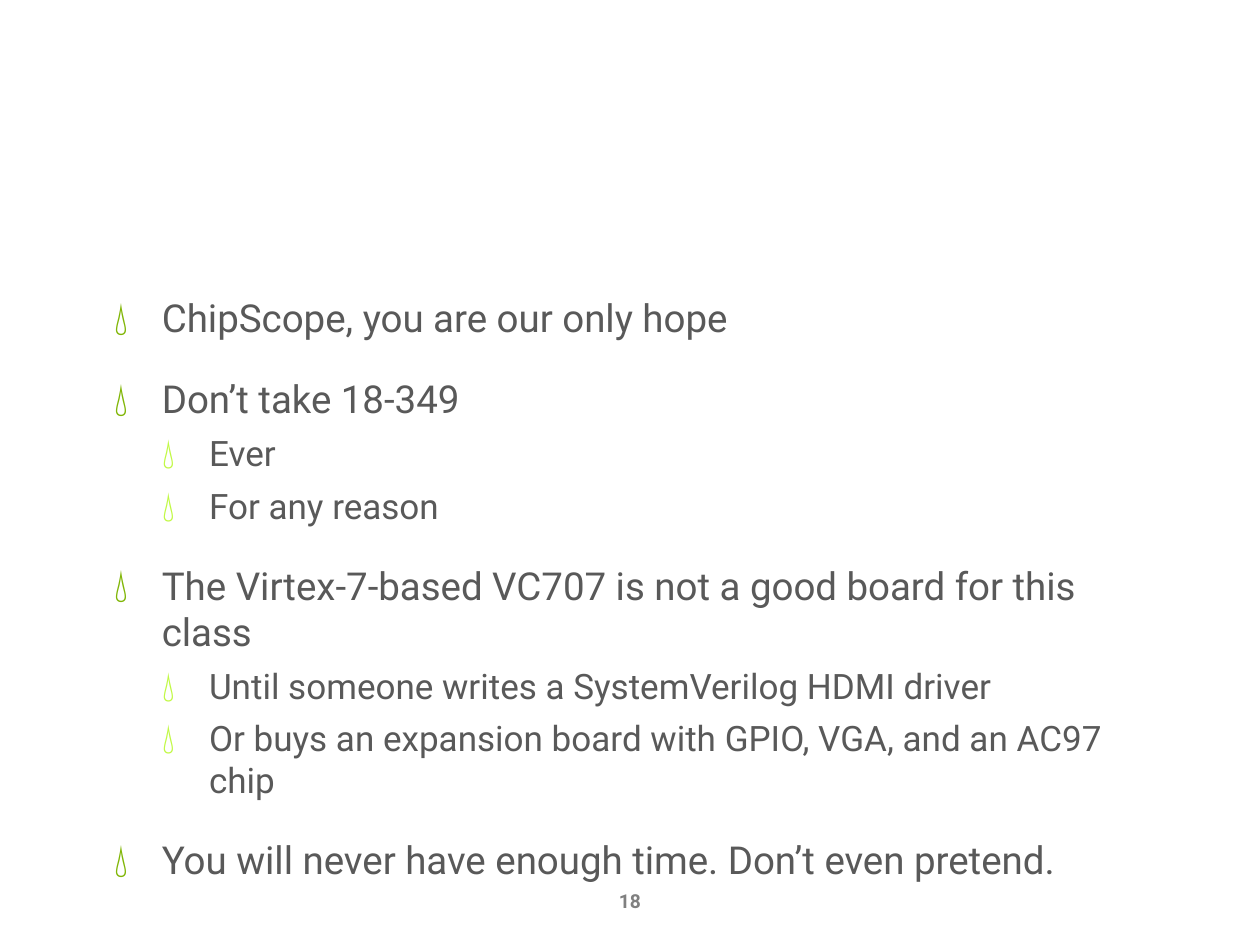
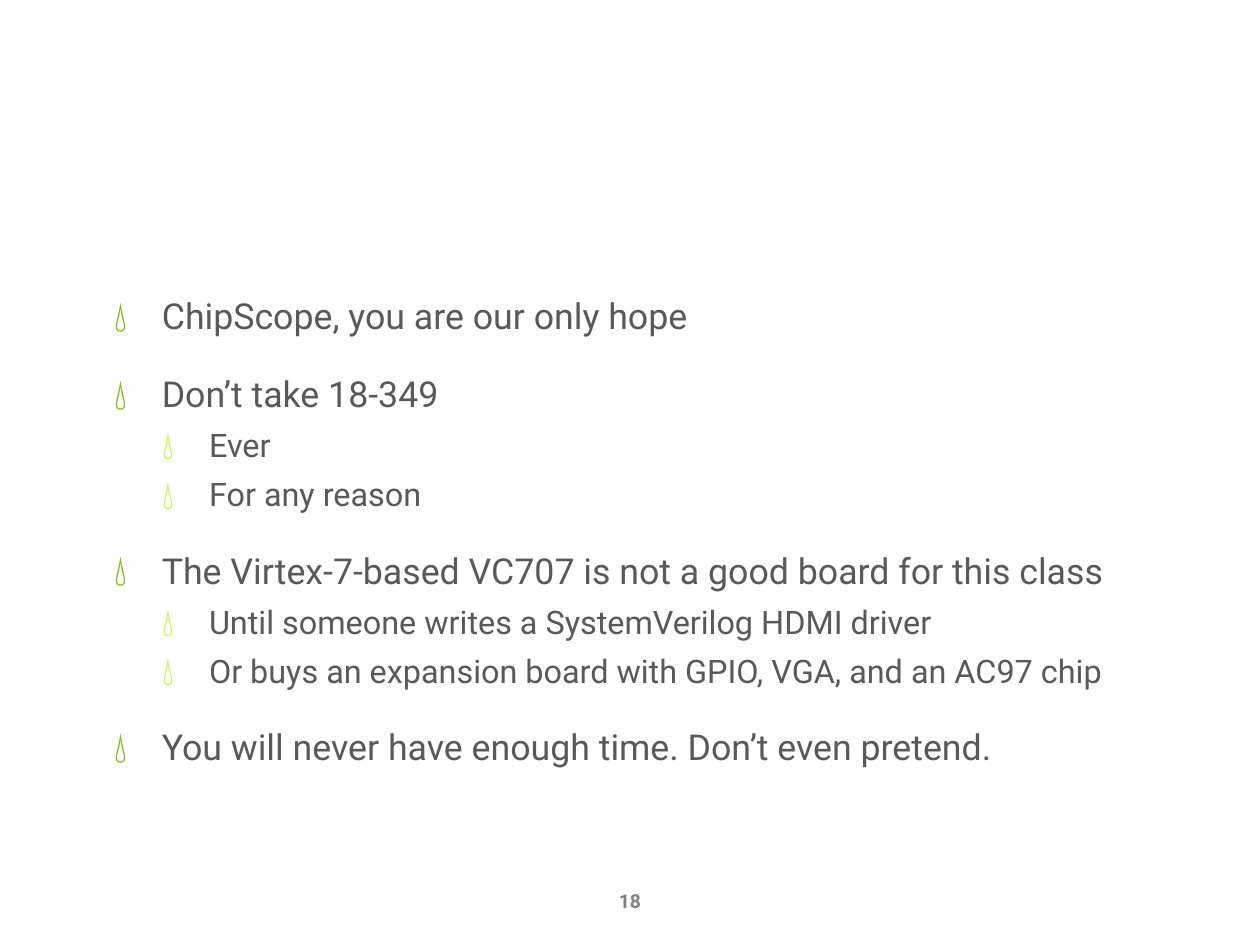
Before and after one commit to nightslide7/Gameboy, a slide deck: slide 18 of Meerkats_Presentation.pptx. Drawn at 1260x945 pixels with LibreOffice and Linux fonts; fonts in the diff are those of the drawing; background and template pictures are left out. Boxes give left, top, right and bottom in pixels: in the first picture for what was removed or moved away, otherwise in the second. Text is boxed around its words. In the diff, an @@ line names an element or a change of style, - is before the commit and + after.

```diff
--- a/Meerkats_Presentation.pptx
+++ b/Meerkats_Presentation.pptx
@@ text "ChipScope, you are our only ..." at [162,302,1103,768]: size 22 to 20.4 pt in "ChipScope, you are our only hope", "Don’t take 18-349", "The Virtex-7-based VC707 is not a good ...", "You will never have enough time. Don’t ..."; size 20 to 18.5 pt in "Ever", "For any reason", "Until someone writes a SystemVerilog HDMI driver", "Or buys an expansion board with GPIO, ..." @@
```
Also in this commit, not shown: 3 other slides changed.
